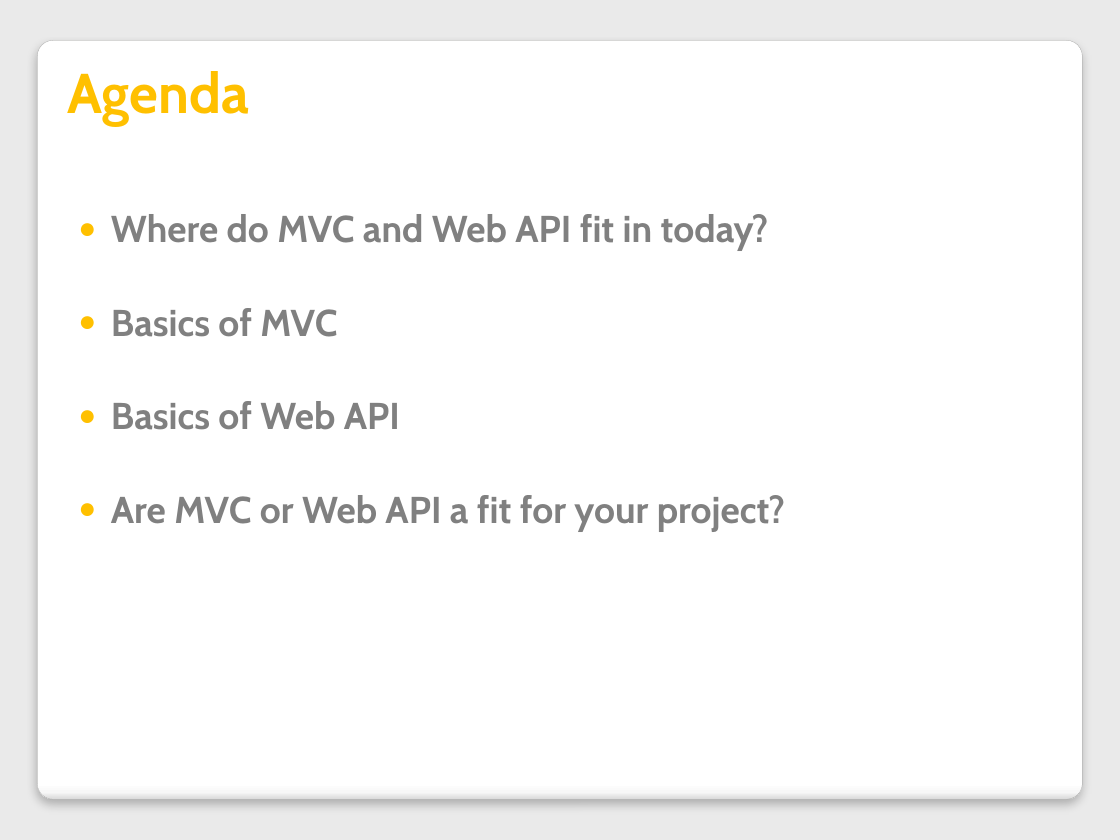
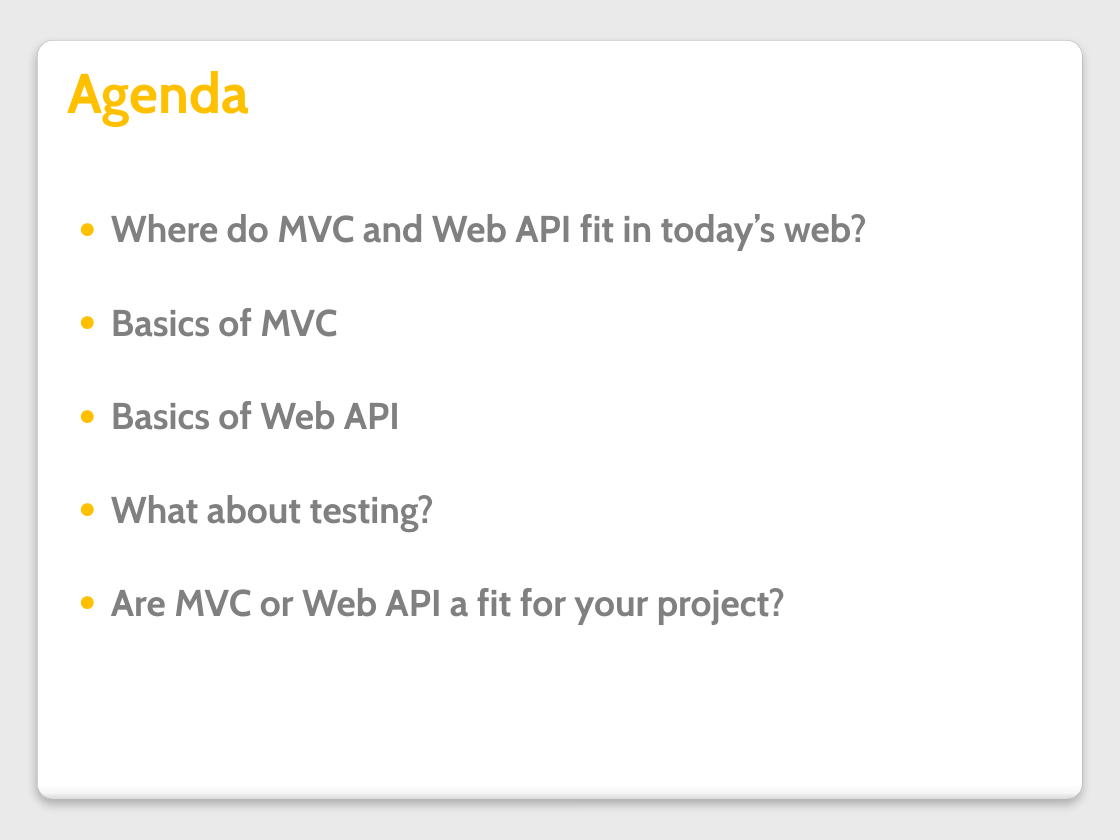
Before and after one commit to VolareSoftware/Presentations, a slide deck: slide 2 of Intro to MVC and Web API - Denver Dev Days/Introduction to MVC and Web API.pptx. Drawn at 1120x840 pixels with LibreOffice and Linux fonts; fonts in the diff are those of the drawing. Boxes give left, top, right and bottom in pixels: in the first picture for what was removed or moved away, otherwise in the second. Text is boxed around its words. In the diff, an @@ line names an element or a change of style, - is before the commit and + after.

```diff
--- a/Intro to MVC and Web API - Denver Dev Days/Introduction to MVC and Web API.pptx
+++ b/Intro to MVC and Web API - Denver Dev Days/Introduction to MVC and Web API.pptx
@@ text at [111,214,867,251]: text changed @@
-● Where do MVC and Web API fit in today?
+● Where do MVC and Web API fit in today’s web?
@@ text at [111,495,434,531]: paragraph added @@
+● What about testing?
```
